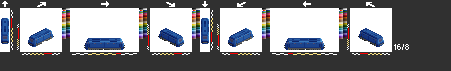
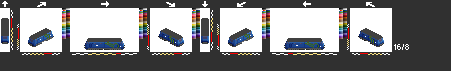
Layer changes from the first 451 × 71 image to the second:
added layer "dsb2" above "dsb1" over left=1, top=18, right=383, bottom=50
painted on "me" over left=3, top=34, right=382, bottom=48
